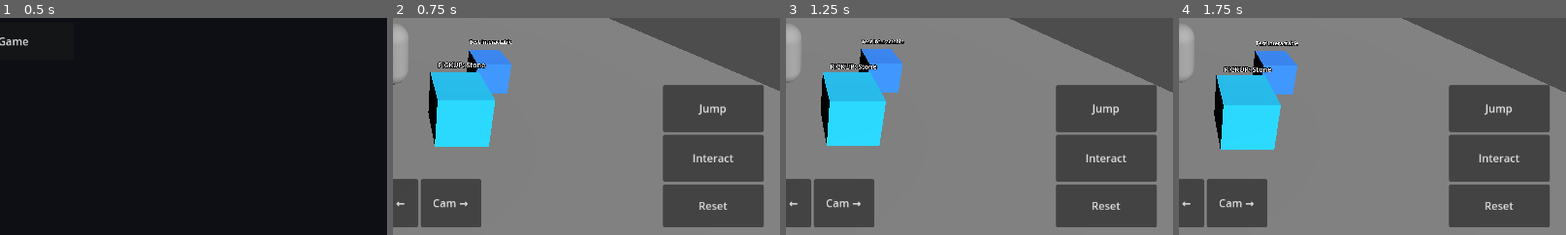
Above: before the commit, frames 1-4 (left to right).
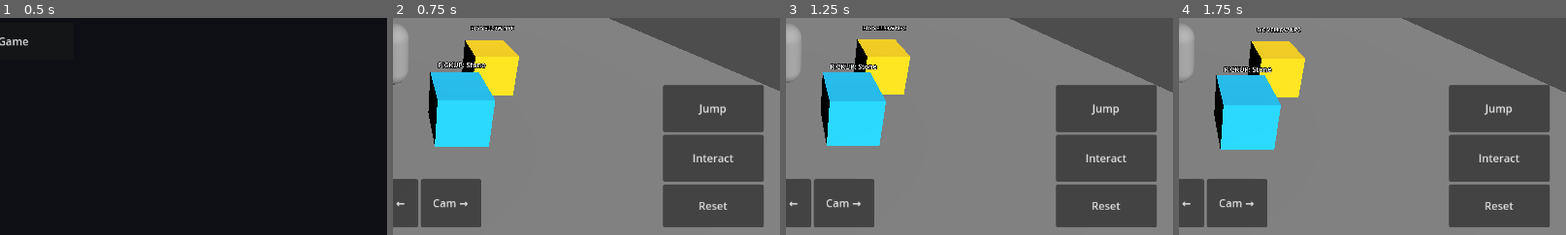
Above: after the commit, the same moments.

Repository: tristanvickery20/Tales-of-Drak-2.0
Game: Godot game, scene res://scenes/main_menu/main_menu.tscn
Two runs of this game, one before a commit and one after it. Both use one fixed random seed, a clock stepped at 60 frames per second and the inputs below.
Inputs:
- Up to frame 1 (0.5 s): no input
- Up to frame 2 (0.75 s): click "Start Game" at 0.5 s
- Up to frame 3 (1.25 s): no input
- Up to frame 4 (1.75 s): click "↑" at 1.25 s
The pictures show only the part of the screen within x 50-100%, y 49-99%; the shares and areas given below are measured in that part.

Frame 1 is identical in both runs. In frame 2, 2.8% of the frame differs, in the area x 17-33%, y 3-36%; in frame 3, 2.8%; in frame 4, 2.9%, in the area x 17-33%, y 4-37%.

Commit message:
Convert visible test cube into NPC placeholder

Diff:
--- a/scripts/test_interactable.gd
+++ b/scripts/test_interactable.gd
@@ -1,4 +1,25 @@
 extends StaticBody3D
 
+@export var npc_name := "Test NPC"
+@export_multiline var interaction_line := "The road ahead is not ready yet."
+
+func _ready() -> void:
+	name = "VisibleTestNPC"
+	_make_existing_cube_look_like_npc()
+
 func interact() -> String:
-	return "Interacted with Test Object"
+	return "%s: %s" % [npc_name, interaction_line]
+
+func _make_existing_cube_look_like_npc() -> void:
+	var mesh_instance := get_node_or_null("InteractableMesh") as MeshInstance3D
+	if mesh_instance != null:
+		var material := StandardMaterial3D.new()
+		material.albedo_color = Color(1.0, 0.85, 0.05, 1.0)
+		mesh_instance.material_override = material
+		mesh_instance.scale = Vector3(1.25, 1.6, 1.25)
+
+	var label := get_node_or_null("InteractableLabel") as Label3D
+	if label != null:
+		label.text = "BIG YELLOW NPC"
+		label.position = Vector3(0, 1.45, 0)
+		label.billboard = BaseMaterial3D.BILLBOARD_ENABLED
